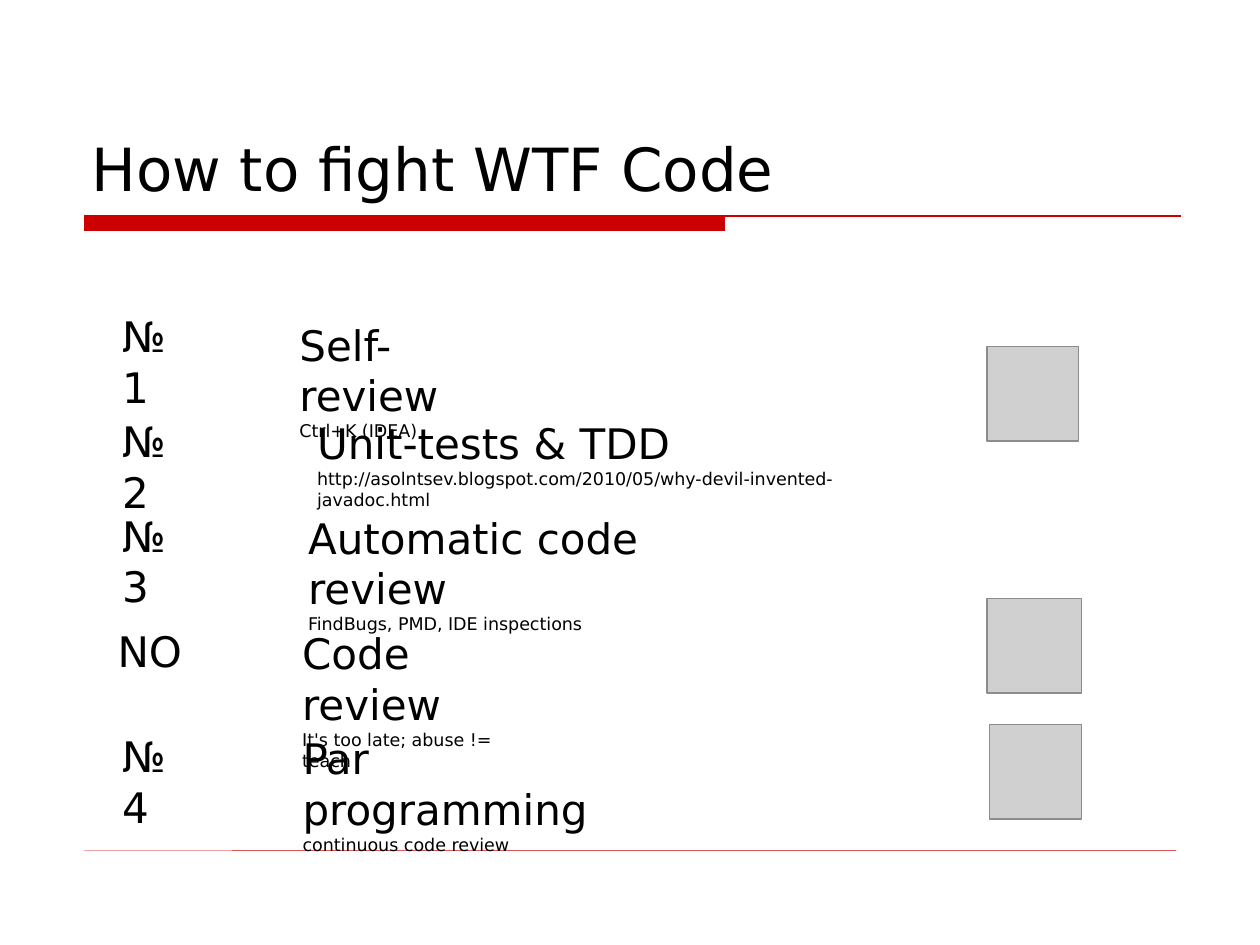
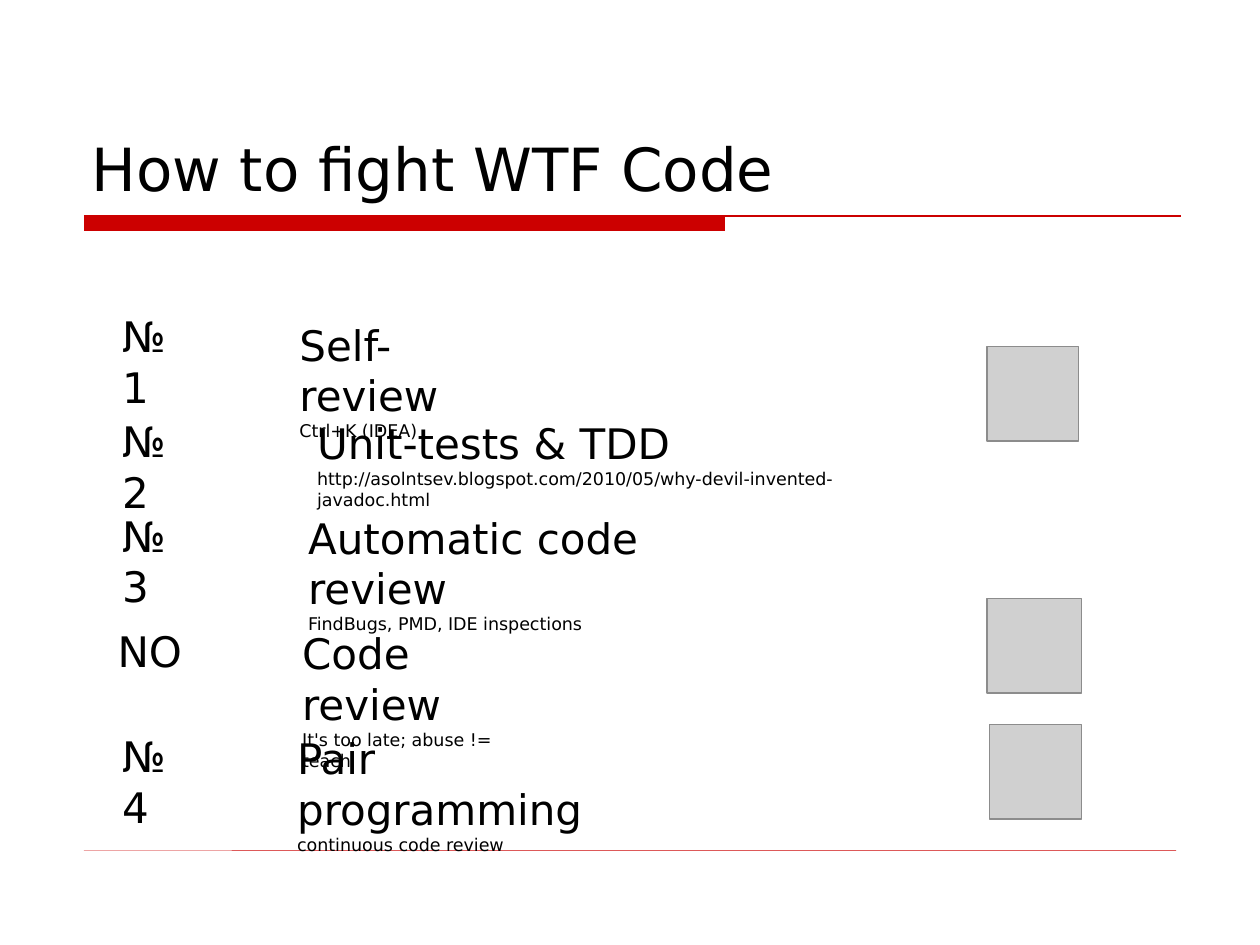
Before and after one commit to asolntsev/presentations, a slide deck: slide 27 of wtf-code/WTF_code.topconf.en.ppt (slide 28 before the commit). Drawn at 1260x945 pixels with LibreOffice and Linux fonts; fonts in the diff are those of the drawing; grey boxes stand for pictures; background and template pictures are left out. Boxes give left, top, right and bottom in pixels: in the first picture for what was removed or moved away, otherwise in the second. Text is boxed around its words. In the diff, an @@ line names an element or a change of style, - is before the commit and + after.

```diff
--- a/wtf-code/WTF_code.topconf.en.ppt
+++ b/wtf-code/WTF_code.topconf.en.ppt
@@ text at bbox=[297, 740, 582, 852]: text changed @@
-Par programming
-continuous code review
+Pair programming
+continuous code review
```
Also in this commit, not shown: 18 other slides changed, 1 slide added, 2 slides removed.
